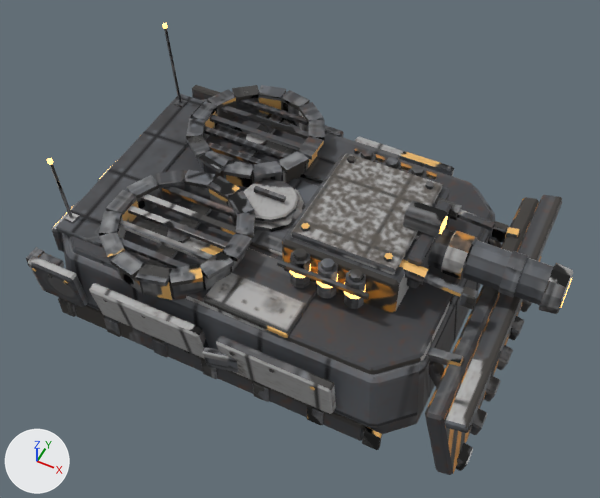
What one commit did to the Blender file art/models/vanguard.hovertank.blend.
The view is the same before and after, from a 50 mm lens placed at (0.81, -1.522, 2.096), pointed at (0.08, -0.061, 0.27). Lighting does not change. The marker at lower left points along +X, +Y and +Z. The older version comes first.

The first picture shows 'body'.
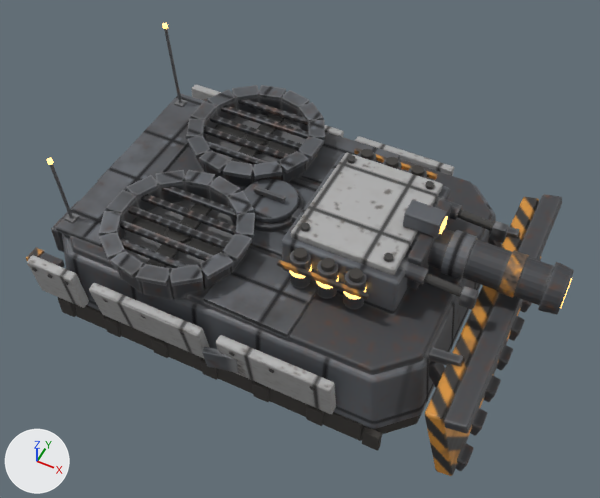
Boxes (x1, y1, x2, y2) around the edits, measured in the pictures (600 x 498 px):
'body', reshaped: before (26, 23, 573, 475); after (26, 23, 574, 476)
part 1 of me_body, built on (mostly hidden before): before (53, 31, 363, 425); after (27, 23, 574, 476)
part 2 of me_body, surface changed: (26, 29, 562, 475) in both

What changed in the scene script:
```text
Change me_body:
    used by ob_body; location = (0.0, 0.0, 0.0)
    remove me_body.from_pydata(...)  # 3152 vertices, 2752 faces; spans x -0.7..0.82, y -0.48..0.48, z 0.02..0.63
    add me_body.from_pydata(...)  # 8672 vertices, 7840 faces; spans x -0.7..0.82, y -0.48..0.48, z 0.02..0.63
    me_body part 1: 9 vertices moved within x -0.62..-0.55, y -0.3..0.31, z 0.1..0.62; 5520 vertices added at x -0.68..0.82, y -0.48..0.48, z 0.02..0.63
    me_body part 2: 956 kept faces spanning x -0.7..0.74, y -0.48..0.48, z 0.02..0.63 get new texture (UV) coordinates
```
